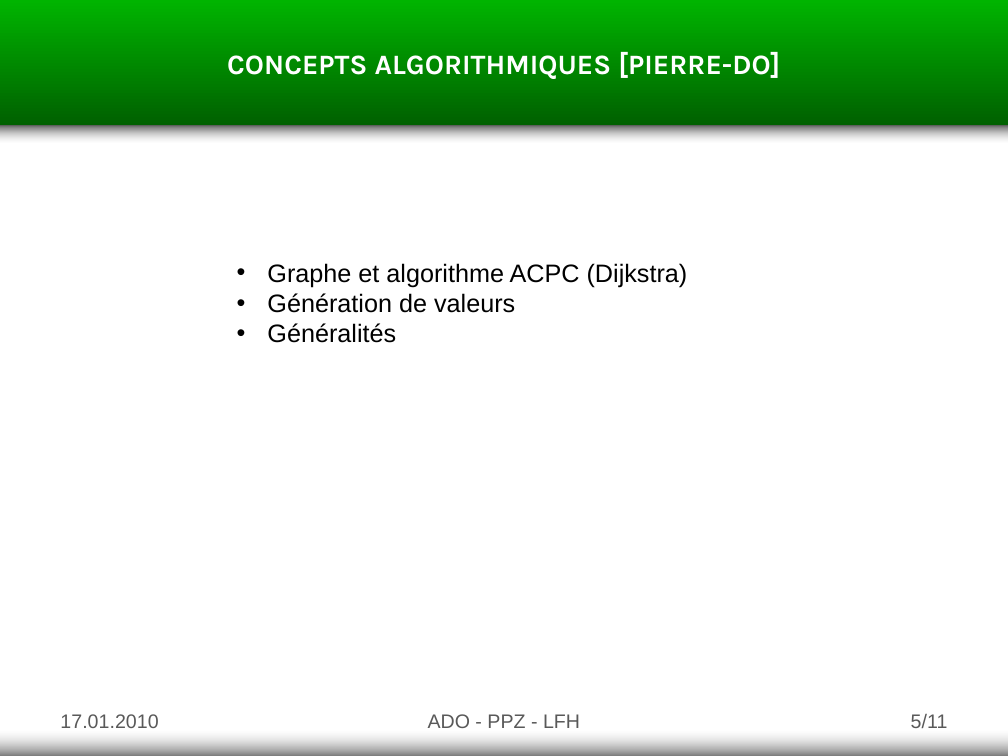
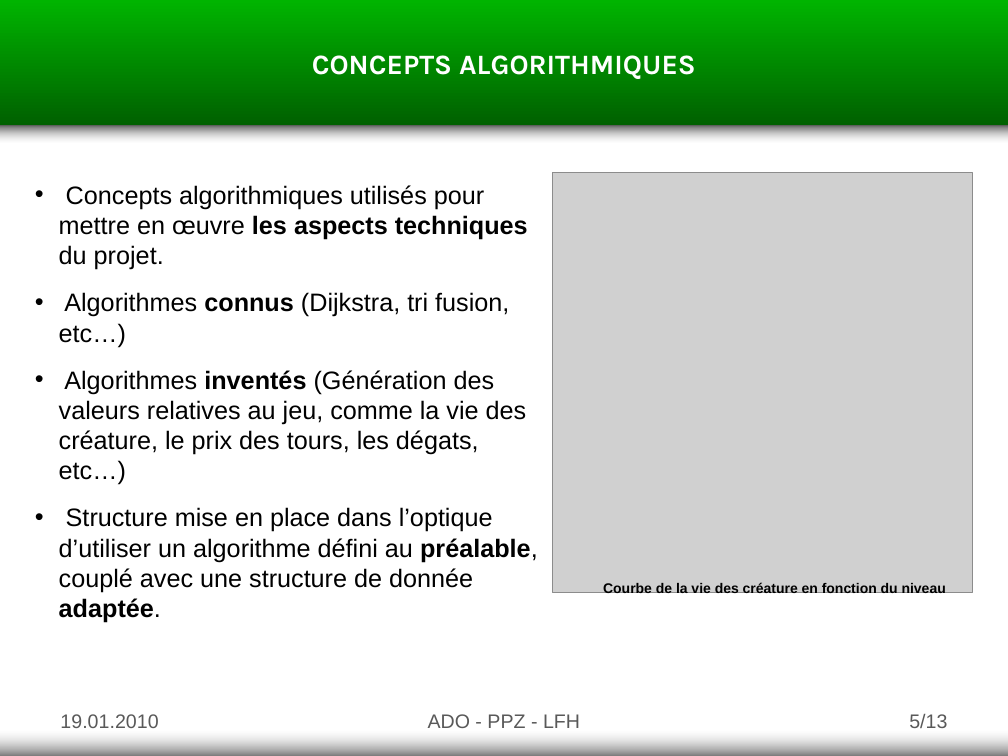
Before and after one commit to goupildb/asd-tower-defense, a slide deck: slide 5 of documents/presentation.pptx. Drawn at 1008x756 pixels with LibreOffice and Linux fonts; fonts in the diff are those of the drawing; grey boxes stand for pictures. Boxes give left, top, right and bottom in pixels: in the first picture for what was removed or moved away, otherwise in the second. Text is boxed around its words. In the diff, an @@ line names an element or a change of style, - is before the commit and + after.

```diff
--- a/documents/presentation.pptx
+++ b/documents/presentation.pptx
@@ text at box(312, 55, 696, 79): text changed @@
-CONCEPTS ALGORITHMIQUES [PIERRE-DO]
+CONCEPTS ALGORITHMIQUES
@@ picture added at box(552, 172, 973, 593) @@
@@ text at box(59, 185, 538, 592): text changed @@
-• Graphe et algorithme ACPC (Dijkstra)
-• Génération de valeurs
-• Généralités
+• Concepts algorithmiques utilisés pour mettre en œuvre les aspects techniques du projet.
+• Algorithmes connus (Dijkstra, tri fusion, etc…)
+• Algorithmes inventés (Génération des valeurs relatives au jeu, comme la vie des créature, le prix des tours, les dégats, etc…)
+• Structure mise en place dans l’optique d’utiliser un algorithme défini au préalable, couplé avec une structure de donnée adaptée.
@@ text added at box(603, 582, 946, 597), 10 pt, text #000000, bold @@
+Courbe de la vie des créature en fonction du niveau
@@ text at box(60, 714, 158, 728): text changed @@
-17.01.2010
+19.01.2010
@@ page number at box(909, 714, 947, 728): text changed @@
-5/11
+5/13
```
Also in this commit, not shown: 11 other slides changed.
